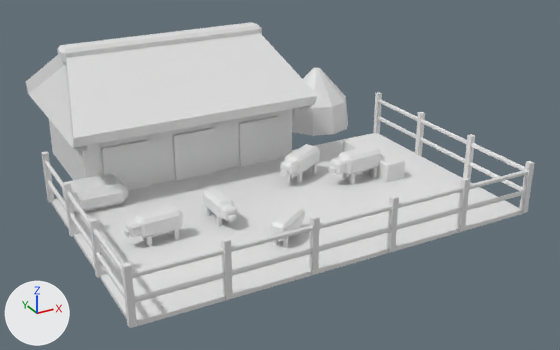
An edit to the glTF model public/buildings/pigFarm_2.glb, drawn before and after from the same camera.
Camera for both pictures: a camera (50 mm lens) standing at (-7.12, -13.78, 7.12) and looking at (0.38, -0.14, 0.3). Arrows for +X, +Y and +Z are at lower left; the lights stay in place. The picture after the commit comes second. Vertices at exactly the same position are counted once.

Objects in the first picture: 'pigFarm_2'.
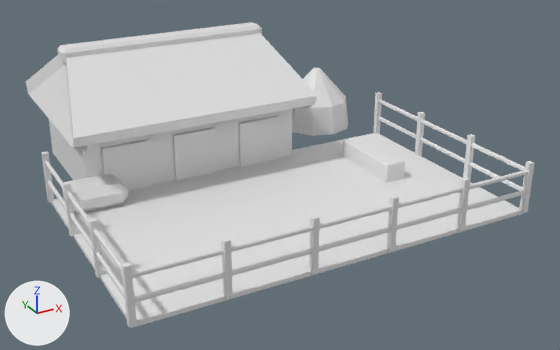
Changed parts and their boxes (x1, y1, x2, y2) in the pictures (560 x 350 px):
part 1 of me_pigfarm_2, deleted
    before: (124, 144, 382, 248)

The change, as a list of edits to the scene's bpy script:
```text
Change me_pigfarm_2:
    used by ob_pigfarm_2; location = (0.0, 0.0, 0.0)
    remove me_pigfarm_2.from_pydata(...)  # 850 vertices, 1464 faces; spans x -4.26..4.26, y -3.66..4.95, z -0.05..2.95
    add me_pigfarm_2.from_pydata(...)  # 410 vertices, 724 faces; spans x -4.26..4.26, y -3.66..4.95, z -0.05..2.95
    me_pigfarm_2 part 1: 35 loose pieces with 440 vertices, spanning x -3.48..2.67, y -2.69..0.46, z 0.0..0.69, are deleted
    remove me_pigfarm_2.materials.append(mat_pig_c79a8c)  # white #e7e7e7
    remove me_pigfarm_2.materials.append(mat_pig_a87a6c)  # white #e7e7e7
```
